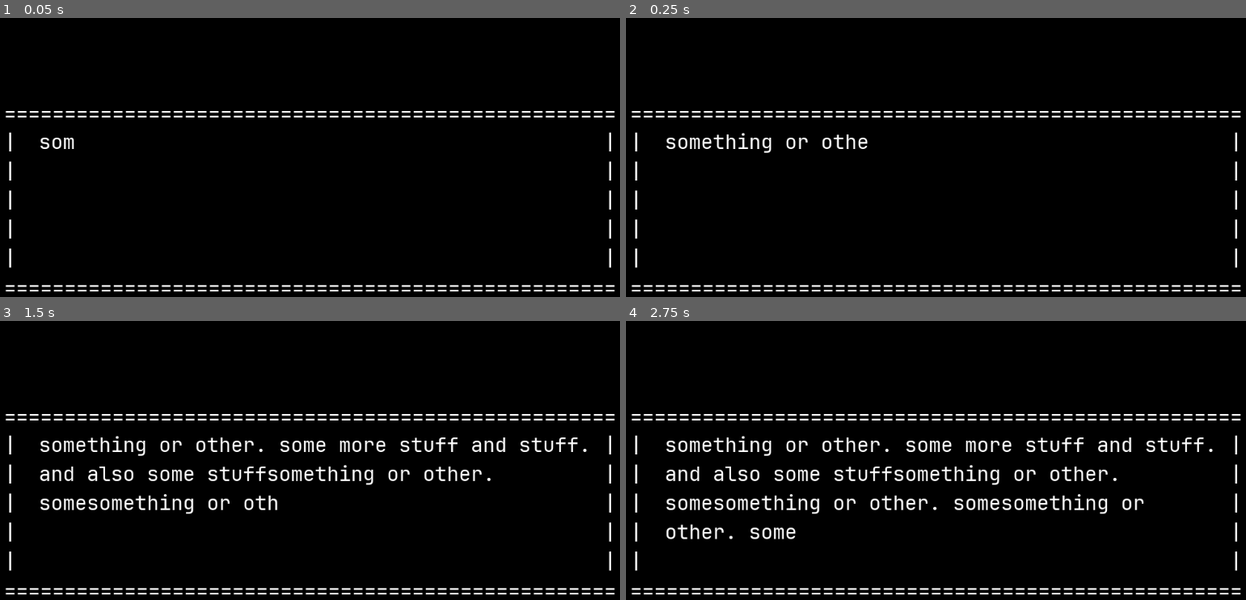
Above: before the commit, frames 1-4 (two rows, left to right).
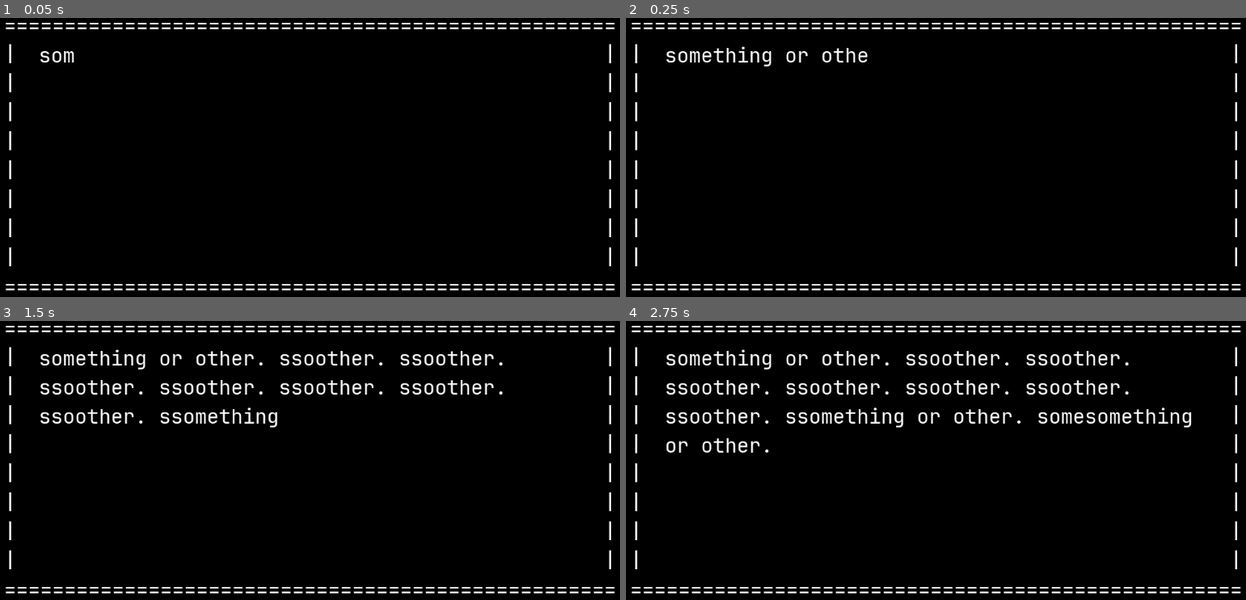
Above: after the commit, the same moments.

Repository: ailurada/project-seafarer
Game: Godot game, scene res://Control.tscn
Same seed, same stepped clock (60 frames per second), same inputs: the game is played once before the commit and once after it.
Inputs:
- Up to frame 1 (0.05 s): no input
- Up to frame 2 (0.25 s): no input
- Up to frame 3 (1.5 s): tap Enter (enter) at 0.5, 0.6, 1.35 s
- Up to frame 4 (2.75 s): tap Enter (enter) at 2.1 s

The runs differ from the first frame. In frame 1, 4.9% of the frame differs, in the area x 0-100%, y 1-99%; in frame 2, 5.9%; in frame 3, 11%; in frame 4, 13%.

Commit message:
added side dialogue box functionality

Diff:
--- a/app/Control.tscn
+++ b/app/Control.tscn
@@ -2,7 +2,7 @@
 
 [ext_resource path="res://Scripts/UserInput.gd" type="Script" id=1]
 [ext_resource path="res://Resources/DefaultFont.tres" type="Theme" id=2]
-[ext_resource path="res://Scripts/DialogueBoxBorder.gd" type="Script" id=3]
+[ext_resource path="res://Scripts/DialogueBox.gd" type="Script" id=3]
 [ext_resource path="res://Scripts/DialogueBoxText.gd" type="Script" id=4]
 [ext_resource path="res://Scripts/ColorRect.gd" type="Script" id=5]
 
@@ -34,13 +34,13 @@
 text_output_path = NodePath("../RichTextLabel")
 line_width = 25
 
-[node name="DialogueBoxBorder" type="Label" parent="."]
+[node name="DialogueBox" type="Label" parent="."]
 margin_top = 730.0
 margin_right = 1812.0
 margin_bottom = 773.0
 script = ExtResource( 3 )
 
-[node name="DialogueBoxText" type="Label" parent="DialogueBoxBorder"]
+[node name="DialogueBoxText" type="Label" parent="DialogueBox"]
 margin_right = 1812.0
 margin_bottom = 1620.0
 script = ExtResource( 4 )
--- a/app/Scripts/DialogueBoxBorder.gd
+++ b/app/Scripts/DialogueBox.gd
@@ -1,20 +1,35 @@
 extends Label
 
+enum {BOTTOM, RIGHT}
+
+
 var char_width_px = 20
-var num_rows = 5
-var pt_size = 30
+var num_rows = 8
+var pt_size = 32
+
+var location = BOTTOM
 
 var top_border = "=="
 var space = ""
 
-func generate_border(width_px):
+func get_desired_width():
+	if self.location == BOTTOM:
+		return get_viewport().size.x/char_width_px
+	else:
+		var box_width_px = get_viewport().size.x/3
+		return box_width_px/char_width_px
+
+
+func generate_border():
 
 	top_border = "=="
 	space = ""
 
 	var new_border = ""
 
-	for i in range(width_px/char_width_px - 2):
+	var width_char = get_desired_width()
+
+	for i in range(width_char - 2):
 		top_border += "="
 		space += " "
 
@@ -33,14 +48,16 @@
 
 # put dialogue box at bottom
 func update_position(win_width, win_height):
-	self.rect_position.x = (win_width - self.rect_size.x)/2
-	self.rect_position.y = win_height - self.rect_size.y - pt_size - 15
+	if location == BOTTOM:
+		self.rect_position.x = (win_width - self.rect_size.x)/2
+		self.rect_position.y = win_height - self.rect_size.y - pt_size - 15
 
+	elif location == RIGHT:
+		self.rect_position.x = win_width - self.rect_size.x - char_width_px*2
+		self.rect_position.y = 0 + pt_size
 
 # Called when the node enters the scene tree for the first time.
 func _ready():
-	var win_width = get_viewport().size.x
-	generate_border(win_width)
 	self.align = Label.ALIGN_CENTER
 
 
@@ -50,6 +67,6 @@
 	var win_width = viewport_size.x
 	var win_height = viewport_size.y
 
-	generate_border(win_width)
+	generate_border()
 	update_size()
 	update_position(win_width, win_height)
--- a/app/Scripts/DialogueBoxText.gd
+++ b/app/Scripts/DialogueBoxText.gd
@@ -2,13 +2,14 @@
 
 var chars_per_update = 1
 var char_width_px = 20
-var pt_size = 30
+var pt_size = 32
 
 # sets text to be displayed in the dialogue box
 func set_text(text):
 	self.text = text
 
 func update_size(border_size):
+	# update rectangle size
 	self.rect_size.x = border_size.x - char_width_px*6 - 10
 	self.rect_size.y = border_size.y - pt_size*2
 
@@ -18,7 +19,7 @@
 
 # Called when the node enters the scene tree for the first time.
 func _ready():
-	self.text  = "something or other. some more stuff and stuff. and also some stuffsomething or other. somesomething or other. somesomething or other. some"
+	self.text  = "something or other. ssoother. ssoother. ssoother. ssoother. ssoother. ssoother. ssoother. ssomething or other. somesomething or other."
 
 	self.autowrap = true
 
@@ -34,3 +35,5 @@
 	var border_size = get_parent().rect_size
 	update_size(border_size)
 	update_position()
+
+	print(self.get_line_count())
